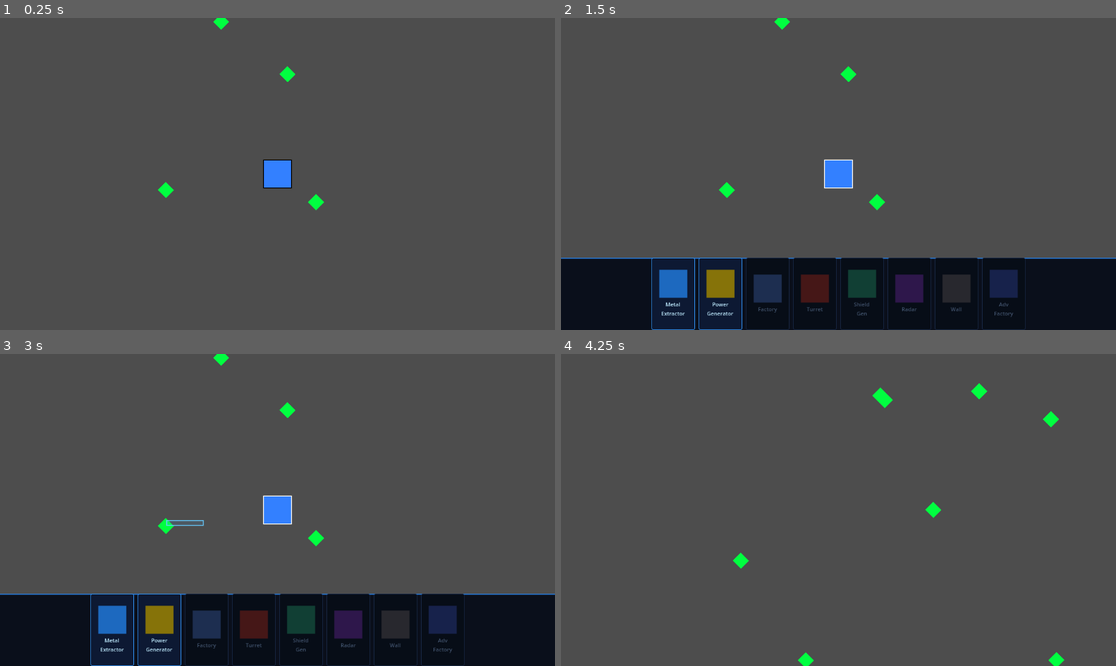
Above: before the commit, frames 1-4 (two rows, left to right).
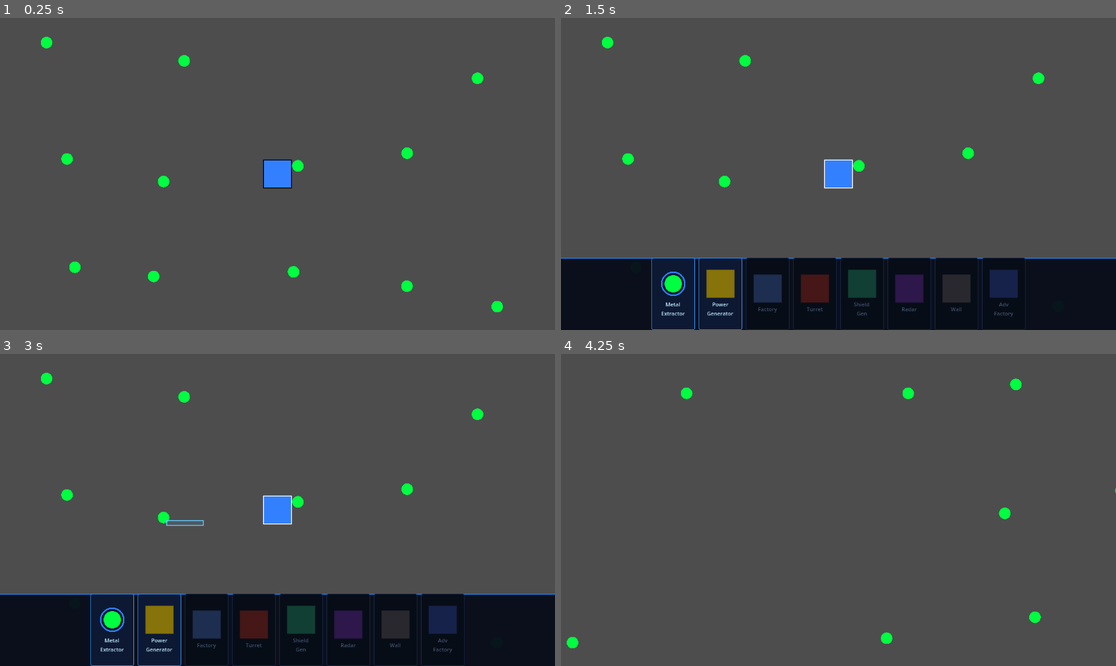
Above: after the commit, the same moments.

Repository: megantebro/roguelike-rts
Game: Godot game, scene res://scenes/main.tscn
Same seed, same stepped clock (60 frames per second), same inputs: the game is played once before the commit and once after it.
Inputs (mouse positions are in pixels of both pictures, inside the frame that each line leads up to):
- Up to frame 1 (0.25 s): no input
- Up to frame 2 (1.5 s): tap Enter at 0.5 s; drag from (838, 174) to (894, 105) at 0.52 s; click (672, 292) at 1.27 s
- Up to frame 3 (3 s): click (160, 628) at 2.02 s; tap Space at 2.75 s; drag from (166, 525) to (277, 510) at 2.77 s
- Up to frame 4 (4.25 s): move the mouse to (894, 441) at 3.52 s; hold D from 3.53 s (still down); hold Shift from 3.53 s (still down); click (894, 441) at 3.67 s

The runs differ from the first frame. In frame 1, 1.1% of the frame differs, in the area x 7-91%, y 0-95%; in frame 2, 1.2%, in the area x 7-88%, y 0-90%; in frame 3, 1.2%; in frame 4, 1.1%.

Commit message:
Add resource visuals, build timer, collision, and UI polish
- Resources drawn as green circles; claimed ones get blue ring
- Metal Extractor HUD button shows resource icon instead of color square
- Build takes 3 seconds with green progress bar always on top layer
- Grid-based resource generation (192px spacing) prevents overlap
- Commander pushed away from all resources like walls; stops at edge when building
- Snap warp removed; snap ring still shows nearest resource
- class_name Main added for bar_overlay type safety

Co-Authored-By: Claude Sonnet 4.6 <noreply@anthropic.com>

Diff:
--- a/project.godot
+++ b/project.godot
@@ -15,6 +15,10 @@
 config/features=PackedStringArray("4.6", "Forward Plus")
 config/icon="res://icon.svg"
 
+[autoload]
+
+NetworkManager="*res://scripts/network_manager.gd"
+
 [dotnet]
 
 project/assembly_name="roguelike_rts"
@@ -23,10 +27,6 @@
 
 3d/physics_engine="Jolt Physics"
 
-[autoload]
-
-NetworkManager="*res://scripts/network_manager.gd"
-
 [rendering]
 
 rendering_device/driver.windows="d3d12"
--- /dev/null
+++ b/scripts/bar_overlay.gd
@@ -0,0 +1,22 @@
+extends Node2D
+
+var main_node: Main = null
+
+func _process(_delta: float) -> void:
+	queue_redraw()
+
+func _draw() -> void:
+	if main_node == null:
+		return
+	var pending: int = main_node._pending_claim_idx
+	if pending < 0 or main_node._build_progress <= 0.0:
+		return
+	var ppos: Vector2 = main_node._resource_positions[pending]
+	var bar_w := 36.0
+	var bar_h := 5.0
+	var bx := ppos.x - bar_w / 2.0
+	var by := ppos.y - 23.0
+	var fill := main_node._build_progress / main_node.BUILD_TIME
+	draw_rect(Rect2(bx, by, bar_w, bar_h), Color(0.05, 0.08, 0.15, 0.9))
+	draw_rect(Rect2(bx, by, bar_w * fill, bar_h), Color(0.0, 1.0, 0.25))
+	draw_rect(Rect2(bx, by, bar_w, bar_h), Color(0.3, 0.5, 0.8, 0.6), false, 1.0)
--- a/scripts/commander_hud.gd
+++ b/scripts/commander_hud.gd
@@ -80,10 +80,16 @@
 	btn.add_child(vbox)
 
 	var icon_wrap := CenterContainer.new()
-	var icon := ColorRect.new()
-	icon.custom_minimum_size = Vector2(58, 58)
-	icon.color = b["color"].darkened(0.55) if locked else b["color"].darkened(0.25)
-	icon_wrap.add_child(icon)
+	if b["name"] == "Metal\nExtractor":
+		var icon := preload("res://scripts/resource_icon.gd").new()
+		icon.custom_minimum_size = Vector2(58, 58)
+		icon.is_locked = locked
+		icon_wrap.add_child(icon)
+	else:
+		var icon := ColorRect.new()
+		icon.custom_minimum_size = Vector2(58, 58)
+		icon.color = b["color"].darkened(0.55) if locked else b["color"].darkened(0.25)
+		icon_wrap.add_child(icon)
 	vbox.add_child(icon_wrap)
 
 	var lbl := Label.new()
--- a/scripts/main.gd
+++ b/scripts/main.gd
@@ -1,4 +1,5 @@
 extends Node2D
+class_name Main
 
 const TILE_SIZE := 64
 const MAP_W := 150
@@ -9,10 +10,13 @@
 const DRAG_THRESHOLD := 8.0
 const RESOURCE_RADIUS := TILE_SIZE * 1.5
 const SNAP_WORLD_RADIUS := TILE_SIZE * 0.6
-
-const RES_COLOR         := Color(0.0, 1.0, 0.25)
-const RES_COLOR_CLAIMED := Color(0.1, 0.4, 0.9)
-const SNAP_RING_COLOR   := Color(1.0, 1.0, 1.0, 0.9)
+const BUILD_TIME := 3.0
+const METAL_SPACING    := 100.0
+const METAL_COLLIDE_R  := 36.0
+
+const RES_COLOR       := Color(0.0, 1.0, 0.25)
+const RES_RING_COLOR  := Color(0.2, 0.5, 1.0)
+const SNAP_RING_COLOR := Color(1.0, 1.0, 1.0, 0.9)
 
 var _resource_positions: Array[Vector2] = []
 var _claimed_resources: Dictionary = {}
@@ -32,6 +36,7 @@
 var _claim_queue: Array[int] = []
 var _res_drag_start      := Vector2.ZERO
 var _res_dragging        := false
+var _build_progress      := 0.0
 
 func _ready() -> void:
 	_generate_resources()
@@ -39,18 +44,26 @@
 	NetworkManager.player_updated.connect(_on_player_updated)
 	NetworkManager.player_left.connect(_on_player_left)
 	$CommanderHUD.build_selected.connect(_on_build_selected)
+	var bar_ov := preload("res://scripts/bar_overlay.gd").new()
+	bar_ov.main_node = self
+	add_child(bar_ov)
 
 func _process(delta: float) -> void:
 	if is_instance_valid(_p1):
+		call_deferred("_push_commander_from_metals")
 		if _placing_resource:
 			_update_snap()
 		if _pending_claim_idx >= 0:
 			var p1pos: Vector2 = (_p1 as Node2D).position
 			if p1pos.distance_squared_to(_resource_positions[_pending_claim_idx]) <= RESOURCE_RADIUS * RESOURCE_RADIUS:
-				_claimed_resources[_pending_claim_idx] = true
-				_pending_claim_idx = -1
+				_build_progress += delta
 				queue_redraw()
-				_start_next_in_queue()
+				if _build_progress >= BUILD_TIME:
+					_claimed_resources[_pending_claim_idx] = true
+					_pending_claim_idx = -1
+					_build_progress = 0.0
+					queue_redraw()
+					_start_next_in_queue()
 	_send_timer += delta
 	if _send_timer >= SEND_INTERVAL and is_instance_valid(_p1):
 		_send_timer = 0.0
@@ -65,10 +78,26 @@
 func _generate_resources() -> void:
 	var rng := RandomNumberGenerator.new()
 	rng.seed = RESOURCE_SEED
-	for i in RESOURCE_COUNT:
-		var x := rng.randf_range(3 * TILE_SIZE, (MAP_W - 3) * TILE_SIZE)
-		var y := rng.randf_range(3 * TILE_SIZE, (MAP_H - 3) * TILE_SIZE)
-		_resource_positions.append(Vector2(x, y))
+	var spacing := 192.0
+	var jitter  := spacing * 0.2
+	var all: Array[Vector2] = []
+	var gx := 3.0 * TILE_SIZE + spacing * 0.5
+	while gx < (MAP_W - 3.0) * TILE_SIZE:
+		var gy := 3.0 * TILE_SIZE + spacing * 0.5
+		while gy < (MAP_H - 3.0) * TILE_SIZE:
+			all.append(Vector2(
+				gx + rng.randf_range(-jitter, jitter),
+				gy + rng.randf_range(-jitter, jitter)
+			))
+			gy += spacing
+		gx += spacing
+	for i in range(all.size() - 1, 0, -1):
+		var j := rng.randi_range(0, i)
+		var tmp := all[i]
+		all[i] = all[j]
+		all[j] = tmp
+	for i in mini(RESOURCE_COUNT, all.size()):
+		_resource_positions.append(all[i])
 
 func _update_snap() -> void:
 	var mouse_world := _screen_to_world(get_viewport().get_mouse_position())
@@ -84,36 +113,31 @@
 	if best_idx != _snap_resource_idx:
 		_snap_resource_idx = best_idx
 		queue_redraw()
-	if best_idx >= 0 and not _res_dragging:
-		Input.warp_mouse(_world_to_screen(_resource_positions[best_idx]))
 
 func _draw_resources() -> void:
-	var s := 14.0
+	var r := 10.0
 	for i in _resource_positions.size():
 		var pos := _resource_positions[i]
-		var col := RES_COLOR_CLAIMED if _claimed_resources.has(i) else RES_COLOR
-		draw_colored_polygon(PackedVector2Array([
-			Vector2(pos.x,     pos.y - s),
-			Vector2(pos.x + s, pos.y),
-			Vector2(pos.x,     pos.y + s),
-			Vector2(pos.x - s, pos.y),
-		]), col)
+		draw_circle(pos, r, RES_COLOR)
+		if _claimed_resources.has(i):
+			draw_arc(pos, r + 5.0, 0.0, TAU, 32, RES_RING_COLOR, 2.5)
 
 	if _placing_resource and _snap_resource_idx >= 0 and not _res_dragging:
 		var pos := _resource_positions[_snap_resource_idx]
-		draw_arc(pos, s + 8.0, 0.0, TAU, 32, SNAP_RING_COLOR, 2.0)
+		var snap_col := Color(1.0, 0.25, 0.2, 0.9) if _too_close_to_metal(_snap_resource_idx) else SNAP_RING_COLOR
+		draw_arc(pos, r + 11.0, 0.0, TAU, 32, snap_col, 2.0)
 
 	if is_instance_valid(_p1) and (_claim_queue.size() > 0 or _pending_claim_idx >= 0):
 		var prev_pos: Vector2 = (_p1 as Node2D).position
 		if _pending_claim_idx >= 0:
 			var ppos := _resource_positions[_pending_claim_idx]
 			draw_line(prev_pos, ppos, Color(0.5, 0.8, 1.0, 0.5), 1.5)
-			draw_circle(ppos, s * 0.7, Color(0.3, 0.6, 1.0, 0.6))
+			draw_circle(ppos, r * 0.65, Color(0.3, 0.6, 1.0, 0.6))
 			prev_pos = ppos
 		for idx in _claim_queue:
 			var pos := _resource_positions[idx]
 			draw_line(prev_pos, pos, Color(0.5, 0.8, 1.0, 0.4), 1.5)
-			draw_circle(pos, s * 0.7, Color(0.3, 0.6, 1.0, 0.4))
+			draw_circle(pos, r * 0.65, Color(0.3, 0.6, 1.0, 0.4))
 			prev_pos = pos
 
 func _spawn_commanders() -> void:
@@ -207,14 +231,17 @@
 			$CanvasLayer/SelectionBox.update_pos(event.position)
 
 func _place_single_resource() -> void:
+	if _too_close_to_metal(_snap_resource_idx):
+		return
 	var p1pos: Vector2 = (_p1 as Node2D).position
 	var res_pos := _resource_positions[_snap_resource_idx]
 	var shift := Input.is_key_pressed(KEY_SHIFT)
 	if p1pos.distance_squared_to(res_pos) <= RESOURCE_RADIUS * RESOURCE_RADIUS:
-		_claimed_resources[_snap_resource_idx] = true
+		_pending_claim_idx = _snap_resource_idx
 		_snap_resource_idx = -1
-		if not shift:
-			_cancel_placement()
+		_pending_keep_placing = shift
+		_build_progress = 0.0
+		(_p1 as Node2D).call("move_to", _stop_pos_for(_pending_claim_idx))
 		queue_redraw()
 	else:
 		_claim_queue.append(_snap_resource_idx)
@@ -226,6 +253,8 @@
 	var to_add: Array[int] = []
 	for i in _resource_positions.size():
 		if _claimed_resources.has(i) or _claim_queue.has(i) or i == _pending_claim_idx:
+			continue
+		if _too_close_to_metal(i):
 			continue
 		if screen_rect.has_point(_world_to_screen(_resource_positions[i])):
 			to_add.append(i)
@@ -261,16 +290,42 @@
 		remaining.remove_at(best_i)
 	return sorted
 
+func _stop_pos_for(idx: int) -> Vector2:
+	var res_pos := _resource_positions[idx]
+	var dir := (_p1 as Node2D).position - res_pos
+	if dir.length_squared() > 1.0:
+		return res_pos + dir.normalized() * (METAL_COLLIDE_R + 2.0)
+	return res_pos + Vector2.RIGHT * (METAL_COLLIDE_R + 2.0)
+
 func _start_next_in_queue() -> void:
 	while not _claim_queue.is_empty():
 		var idx := _claim_queue[0]
 		_claim_queue.remove_at(0)
-		if not _claimed_resources.has(idx):
+		if not _claimed_resources.has(idx) and not _too_close_to_metal(idx):
 			_pending_claim_idx = idx
-			(_p1 as Node2D).call("move_to", _resource_positions[idx])
+			_build_progress = 0.0
+			(_p1 as Node2D).call("move_to", _stop_pos_for(idx))
 			return
 	if not _pending_keep_placing:
 		_cancel_placement()
+
+func _push_commander_from_metals() -> void:
+	if not is_instance_valid(_p1):
+		return
+	var u := _p1 as Node2D
+	for i in _resource_positions.size():
+		var rpos := _resource_positions[i]
+		var diff := u.position - rpos
+		var d2 := diff.length_squared()
+		if d2 < METAL_COLLIDE_R * METAL_COLLIDE_R and d2 > 0.001:
+			u.position += diff.normalized() * (METAL_COLLIDE_R - sqrt(d2))
+
+func _too_close_to_metal(idx: int) -> bool:
+	var pos := _resource_positions[idx]
+	for claimed_idx in _claimed_resources:
+		if pos.distance_squared_to(_resource_positions[claimed_idx]) < METAL_SPACING * METAL_SPACING:
+			return true
+	return false
 
 func _cancel_placement() -> void:
 	_placing_resource = false
@@ -279,6 +334,7 @@
 	_pending_keep_placing = false
 	_claim_queue.clear()
 	_res_dragging = false
+	_build_progress = 0.0
 	$CommanderHUD.deactivate()
 	queue_redraw()
 
--- /dev/null
+++ b/scripts/resource_icon.gd
@@ -0,0 +1,9 @@
+extends Control
+
+var is_locked: bool = false
+
+func _draw() -> void:
+	var c := size / 2.0
+	var a := 0.4 if is_locked else 1.0
+	draw_circle(c, 18.0, Color(0.0, 1.0, 0.25, a))
+	draw_arc(c, 24.0, 0.0, TAU, 32, Color(0.2, 0.5, 1.0, a), 3.0)
Not shown, added: scripts/bar_overlay.gd.uid
Not shown, added: scripts/resource_icon.gd.uid
Not shown, changed: server/server.js
